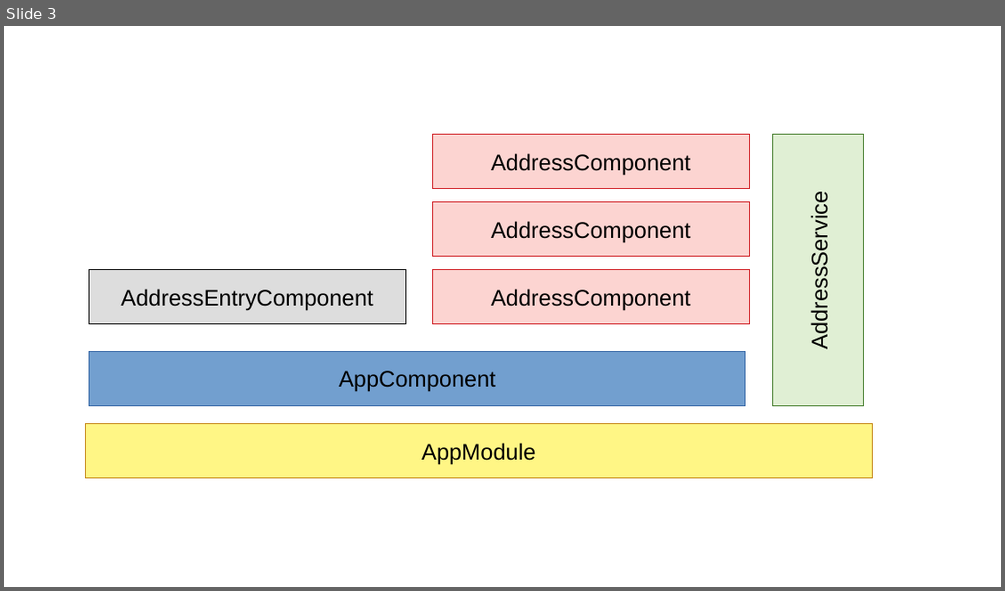
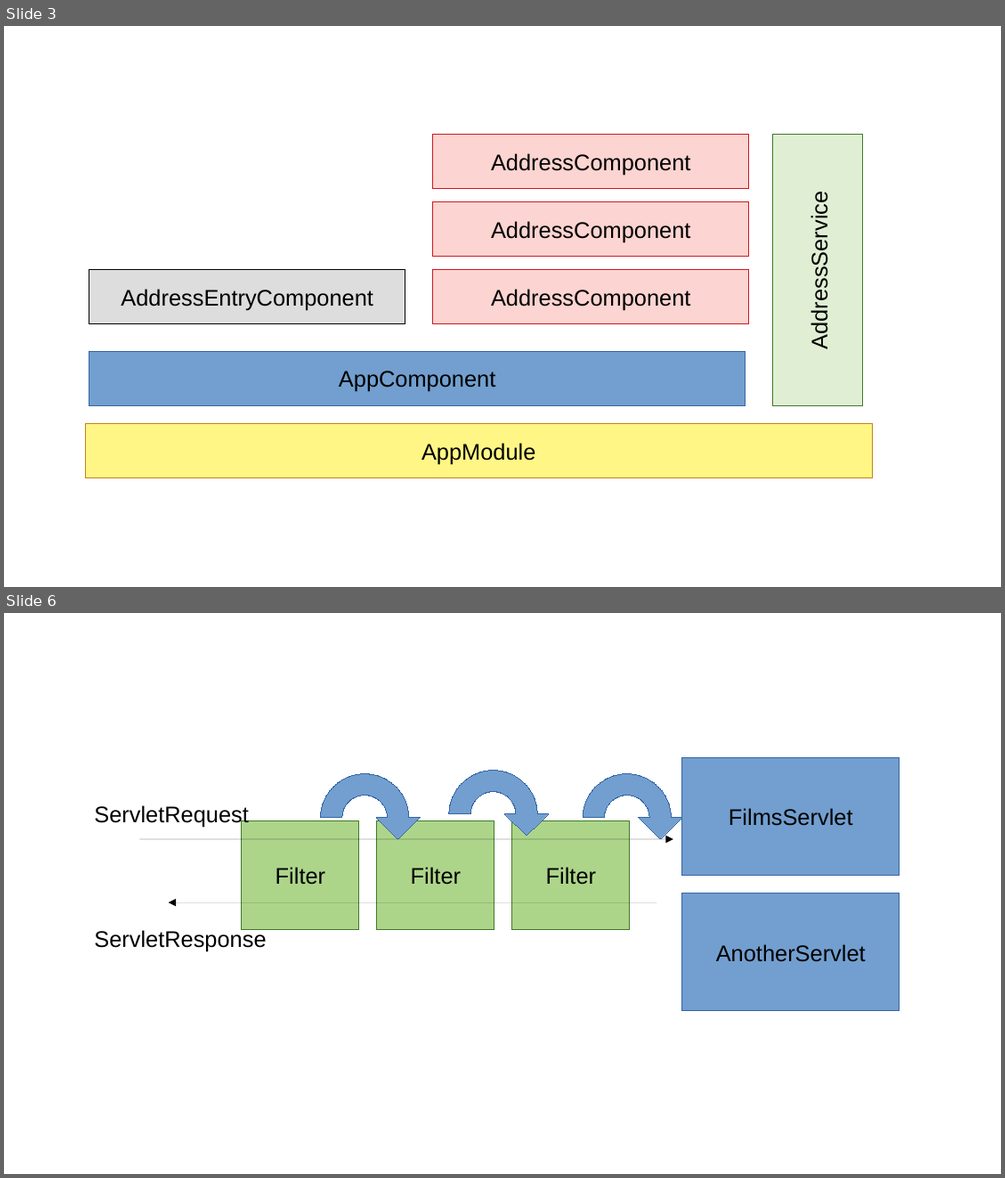
Before and after one commit to AungMy0/dipsa-enrichment, a slide deck: day1-addressbook/day1-workshop-design.pptx. Shown one above the other, each under a label of ours: slide 3 before the commit, slides 3 and 6 after it; the slides between them are not shown. The pictures are 1005x591 and 1005x1178 pixels, drawn with LibreOffice and Linux fonts; fonts in the diff are those of the drawing. Boxes give left, top, right and bottom in pixels: in the first picture for what was removed or moved away, otherwise in the second. Text is boxed around its words. In the diff, an @@ line names an element or a change of style, - is before the commit and + after.

```diff
--- a/day1-addressbook/day1-workshop-design.pptx
+++ b/day1-addressbook/day1-workshop-design.pptx
@@ slide 6 added at (x1=4, y1=613, x2=1001, y2=1174), background #FFFFFF @@
@@ freeform shape added at (x1=449, y1=771, x2=549, y2=835), fill #729FCF, outline #3465A4 0.75 pt @@
@@ rectangle added at (x1=682, y1=758, x2=899, y2=876), fill #729FCF, outline #3465A4 0.75 pt, 18 pt, text #000000 @@
+FilmsServlet
@@ freeform shape added at (x1=321, y1=774, x2=421, y2=839), fill #729FCF, outline #3465A4 0.75 pt @@
@@ freeform shape added at (x1=582, y1=774, x2=682, y2=839), fill #729FCF, outline #3465A4 0.75 pt @@
@@ text added at (x1=94, y1=805, x2=249, y2=827), 18 pt, text #000000 @@
+ServletRequest
@@ rectangle added at (x1=242, y1=821, x2=359, y2=930), fill #ADD58A, outline #407927 0.75 pt, 18 pt, text #000000 @@
+Filter
@@ rectangle added at (x1=377, y1=821, x2=494, y2=930), fill #ADD58A, outline #407927 0.75 pt, 18 pt, text #000000 @@
+Filter
@@ rectangle added at (x1=512, y1=821, x2=630, y2=930), fill #ADD58A, outline #407927 0.75 pt, 18 pt, text #000000 @@
+Filter
@@ arrow added from (139, 839) to (673, 839), #000000 0.75 pt @@
@@ arrow added from (657, 902) to (169, 902), #000000 0.75 pt @@
@@ rectangle added at (x1=682, y1=893, x2=899, y2=1011), fill #729FCF, outline #3465A4 0.75 pt, 18 pt, text #000000 @@
+AnotherServlet
@@ text added at (x1=94, y1=929, x2=266, y2=952), 18 pt, text #000000 @@
+ServletResponse
```
Also in this commit, not shown: 3 other slides added, 55 other files.
